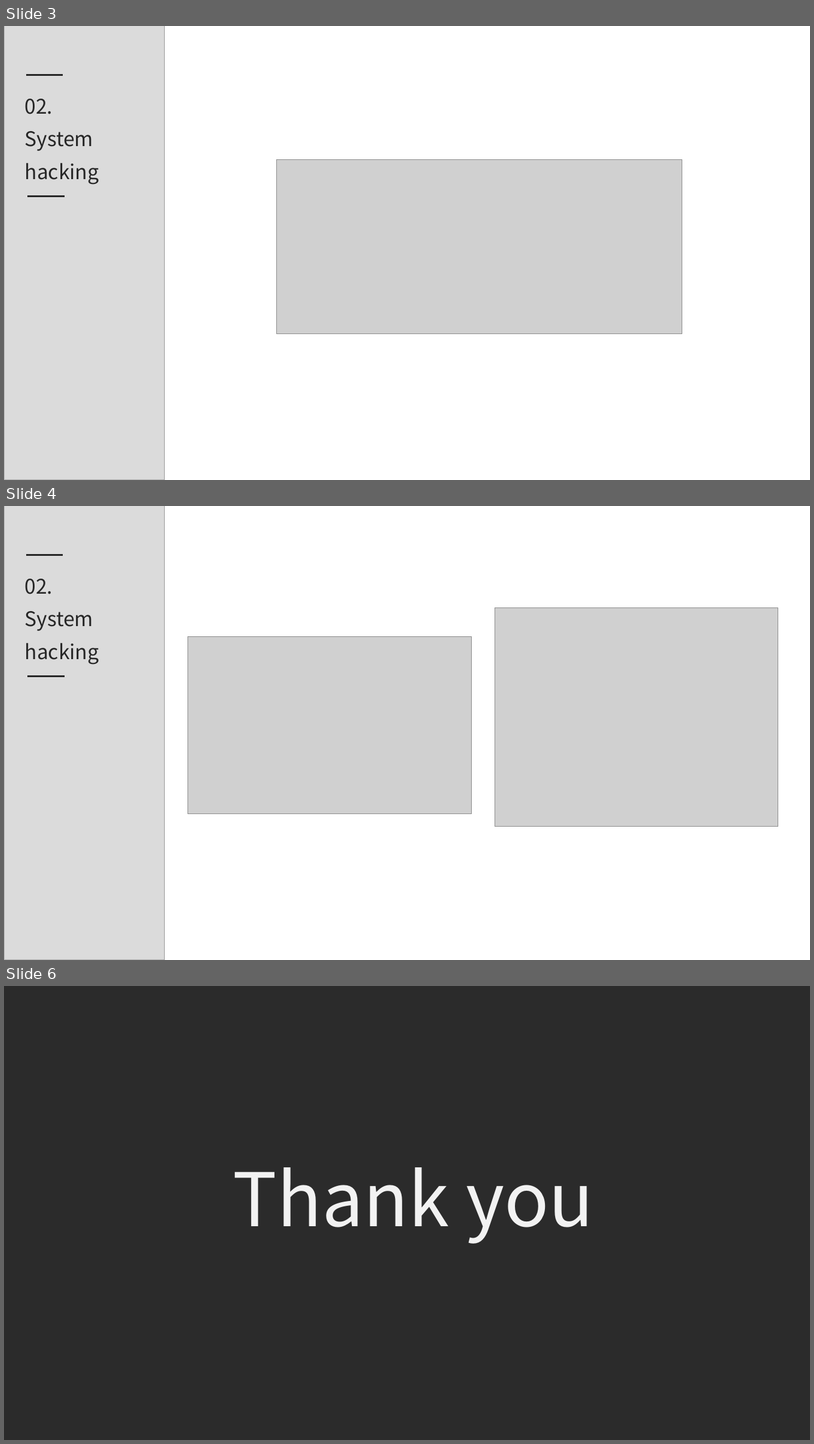
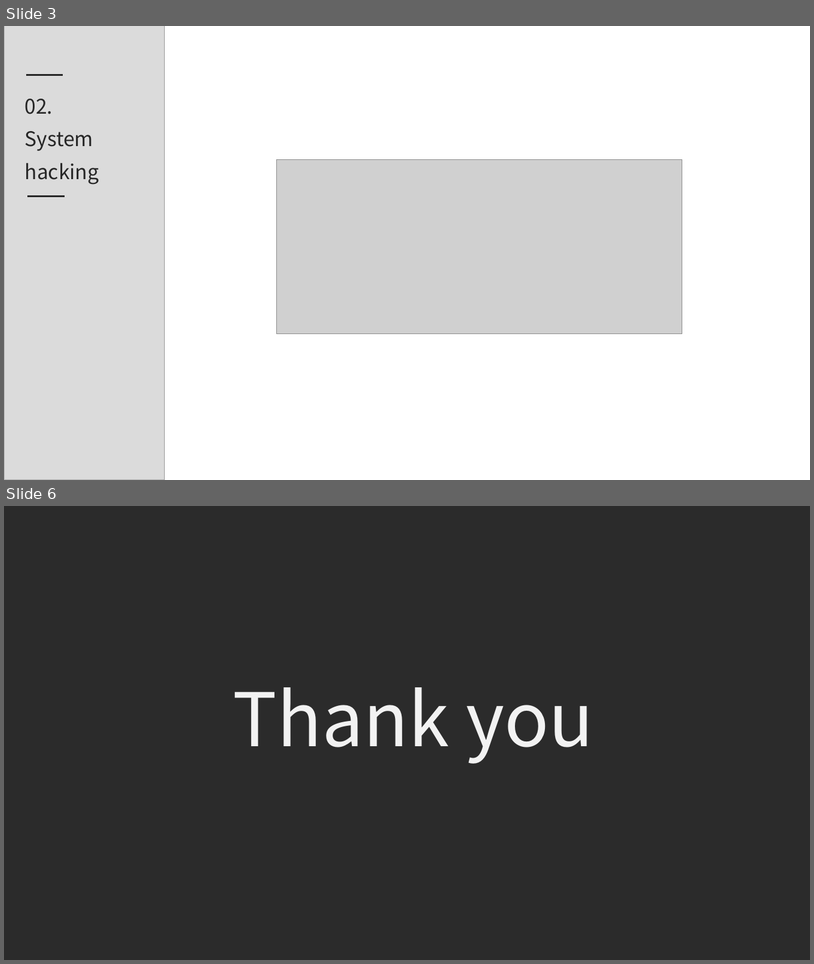
Before and after one commit to rodamin/Afron_repository, a slide deck: 문서/club_OT.pptx. Shown one above the other, each under a label of ours: slides 3, 4 and 6 before the commit, slides 3 and 6 after it; the slides between them are not shown. The pictures are 814x1444 and 814x964 pixels, drawn with LibreOffice and Linux fonts; fonts in the diff are those of the drawing; grey boxes stand for pictures; background and template pictures are left out; a plain dark background stands for a picture behind light text. Boxes give left, top, right and bottom in pixels: in the first picture for what was removed or moved away, otherwise in the second. Text is boxed around its words. In the diff, an @@ line names an element or a change of style, - is before the commit and + after.

```diff
--- a/문서/club_OT.pptx
+++ b/문서/club_OT.pptx
@@ slide 4 removed at <box>4,506,810,960</box>, background #FFFFFF @@
@@ picture removed at <box>4,506,164,960</box> @@
@@ rectangle removed at <box>4,506,164,960</box> @@
@@ line removed from (26, 555) to (63, 555) @@
@@ text removed at <box>25,579,99,664</box> @@
-02.
-System
-hacking
@@ picture removed at <box>495,607,779,826</box> @@
@@ picture removed at <box>188,637,471,814</box> @@
@@ line removed from (27, 676) to (65, 676) @@
```
Also in this commit, not shown: 1 slide changed, 1 slide added.
